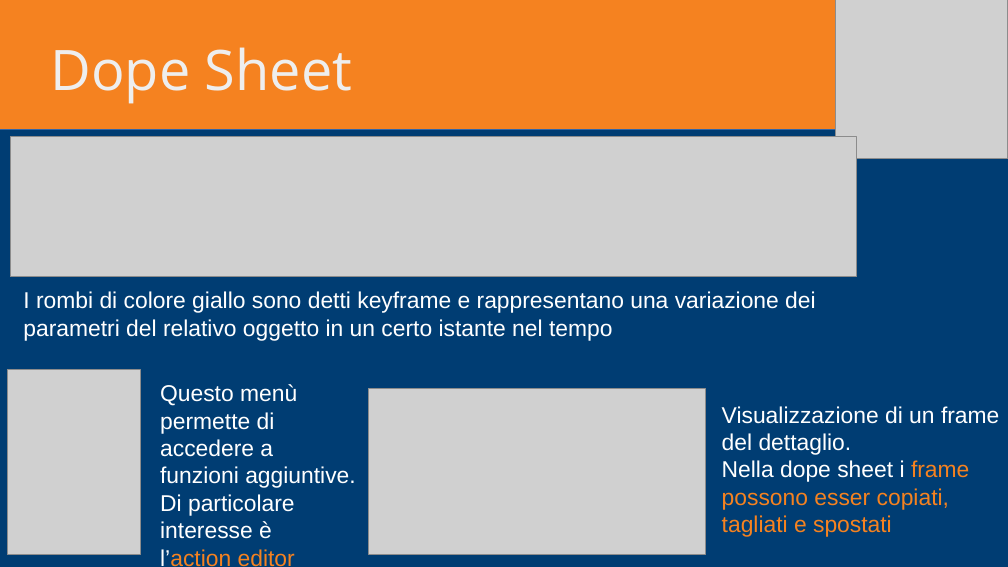
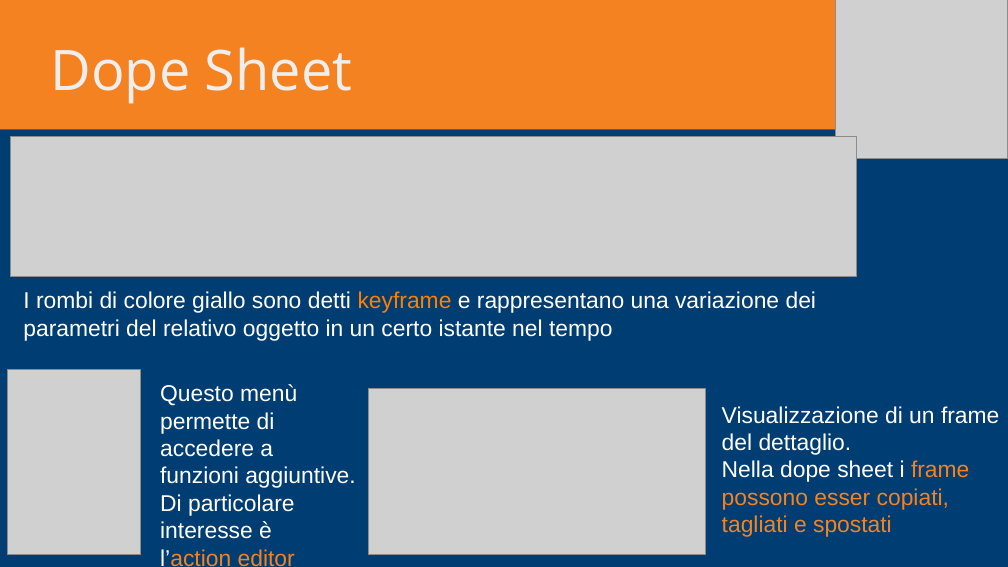
Before and after one commit to Disorganizzazione/BGE-presentation, a slide deck: slide 6 of Anim-presentation/animazione.odp. Drawn at 1008x567 pixels with LibreOffice and Linux fonts; fonts in the diff are those of the drawing; grey boxes stand for pictures. Boxes give left, top, right and bottom in pixels: in the first picture for what was removed or moved away, otherwise in the second. Text is boxed around its words. In the diff, an @@ line names an element or a change of style, - is before the commit and + after.

```diff
--- a/Anim-presentation/animazione.odp
+++ b/Anim-presentation/animazione.odp
@@ text "I rombi di colore giallo ..." at (x1=23, y1=291, x2=816, y2=341): text colour #FFFFFF to #FF7F00 in "keyframe" @@
```
Also in this commit, not shown: 4 other slides changed, 1 other file.
